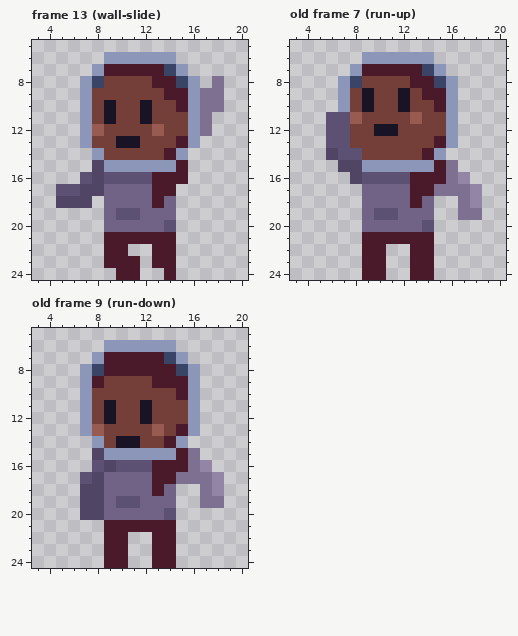
One commit to this pixel-art file: sprites/player.aseprite. The picture above was drawn from the file before the commit.
24x25 pixels, 13 frames. Shown: frame 13 (wall-slide): x 3..20, y 5..24; old frame 7 (run-up): x 3..20, y 5..24; old frame 9 (run-down): x 3..20, y 5..24.
Now the later version:
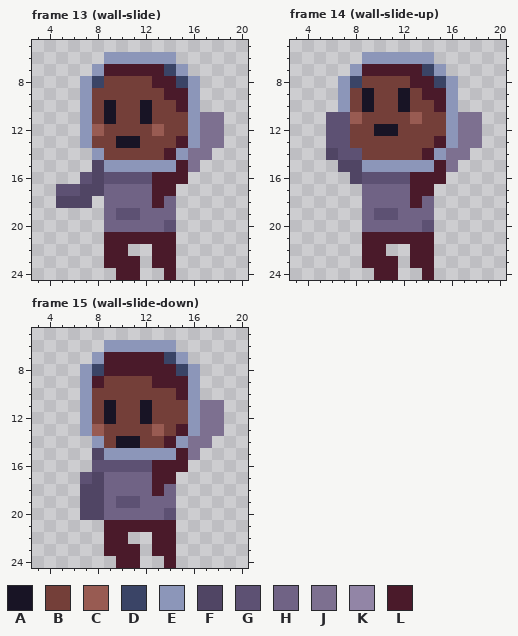
Palette (. is transparent): A #181425  B #743f39  C #985b52  D #3a4466  E #8c96b9  F #504564  G #5d5173  H #706385  J #7d7090  K #9285a6  L #4a1a2a
A new or re-ordered frame is compared with the old frame closest to it.
Commit: Tweak wall slide anim
The exact change:
frames 13 -> 15
Frame 13 (wall-slide):
Colour J now appears in rows 11 to 12 at x 18; in row 13 at x 17 to 18; in row 14 at x 16 to 17; in row 15 at x 16.
The author cleared colour J in row 8 at x 18; in rows 9 to 10 at x 17 to 18.
Frame 14 (wall-slide-up) is new; against old frame 7 (run-up):
Colour J now appears in rows 11 to 13 at x 17 to 18; in row 14 at x 16 to 17.
Colour L now appears in rows 23 to 24 at x 11.
The author cleared colour J in row 16 at x 16; in row 17 at x 15 to 17; in row 18 at x 17; in row 19 at x 17 to 18.
The author cleared colour K in row 16 at x 17; in rows 17 to 18 at x 18.
The author cleared colour L in row 24 at x 9 and 13.
Frame 15 (wall-slide-down) is new; against old frame 9 (run-down):
The author changed colour F to colour G in row 16 at x 9.
Colour J now appears in rows 11 to 13 at x 17 to 18; in row 14 at x 16 to 17.
Colour L now appears in rows 23 to 24 at x 11.
The author cleared colour J in row 16 at x 16; in row 17 at x 15 to 17; in row 18 at x 17; in row 19 at x 17 to 18.
The author cleared colour K in row 16 at x 17; in rows 17 to 18 at x 18.
The author cleared colour L in row 24 at x 9 and 13.
Pixel boxes of the changes (left, top, right, bottom) in both pictures:
changed: (188, 76, 224, 172)
changed: (434, 112, 482, 220)
changed: (362, 256, 422, 280)
changed: (176, 400, 224, 508)
changed: (104, 460, 116, 472)
changed: (104, 544, 164, 568)
